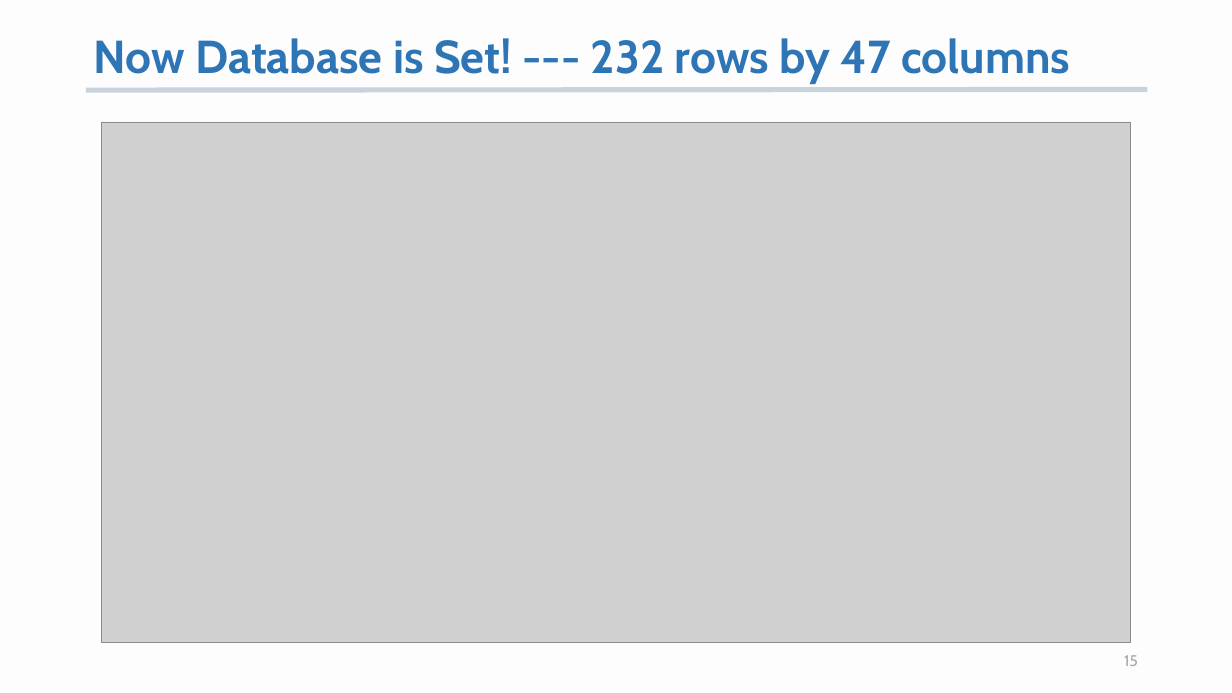
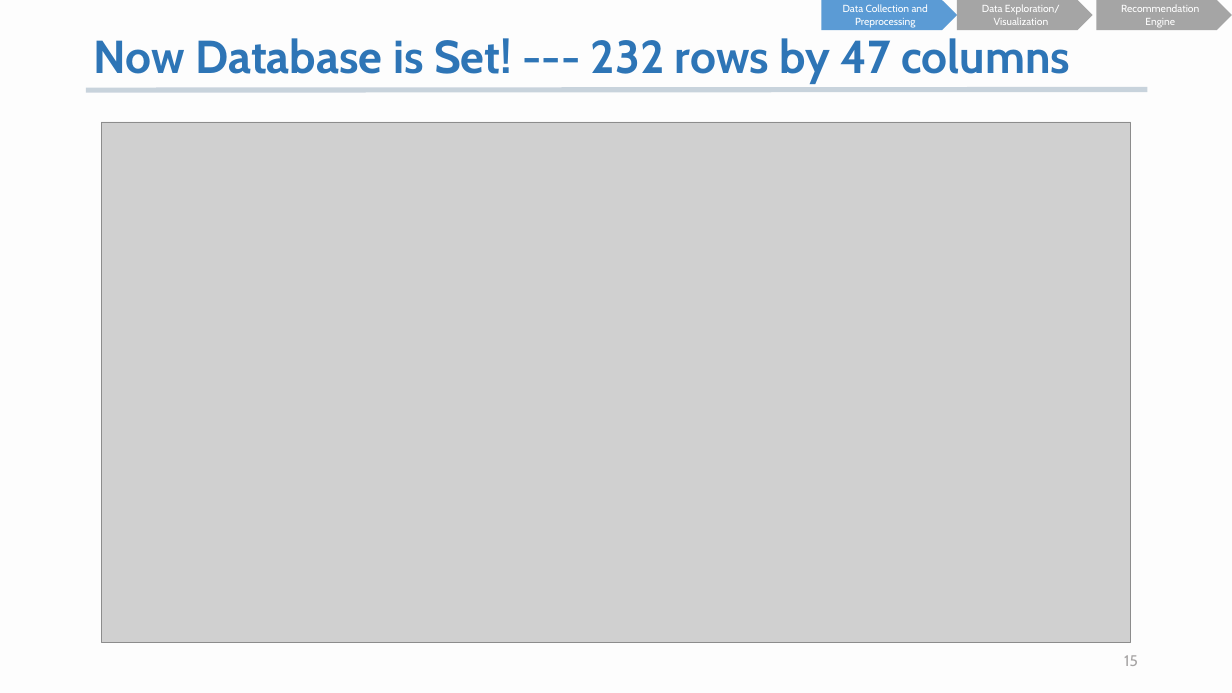
Before and after one commit to K-AlfredIwasaki/job_hunting_made_easy, a slide deck: slide 15 of startup_db_recommendation.pptx. Drawn at 1232x693 pixels with LibreOffice and Linux fonts; fonts in the diff are those of the drawing; grey boxes stand for pictures. Boxes give left, top, right and bottom in pixels: in the first picture for what was removed or moved away, otherwise in the second. Text is boxed around its words. In the diff, an @@ line names an element or a change of style, - is before the commit and + after.

```diff
--- a/startup_db_recommendation.pptx
+++ b/startup_db_recommendation.pptx
@@ pentagon arrow added at <box>822,0,958,30</box>, fill #5B9BD5, 8 pt, text #FFFFFF @@
+Data Collection and Preprocessing
@@ pentagon arrow added at <box>958,0,1093,30</box>, fill #A5A5A5, 8 pt, text #FFFFFF @@
+Data Exploration/ Visualization
@@ pentagon arrow added at <box>1096,0,1232,30</box>, fill #A5A5A5, 8 pt, text #FFFFFF @@
+Recommendation Engine
```
Also in this commit, not shown: 8 other slides changed, 2 slides removed, 4 other files.
